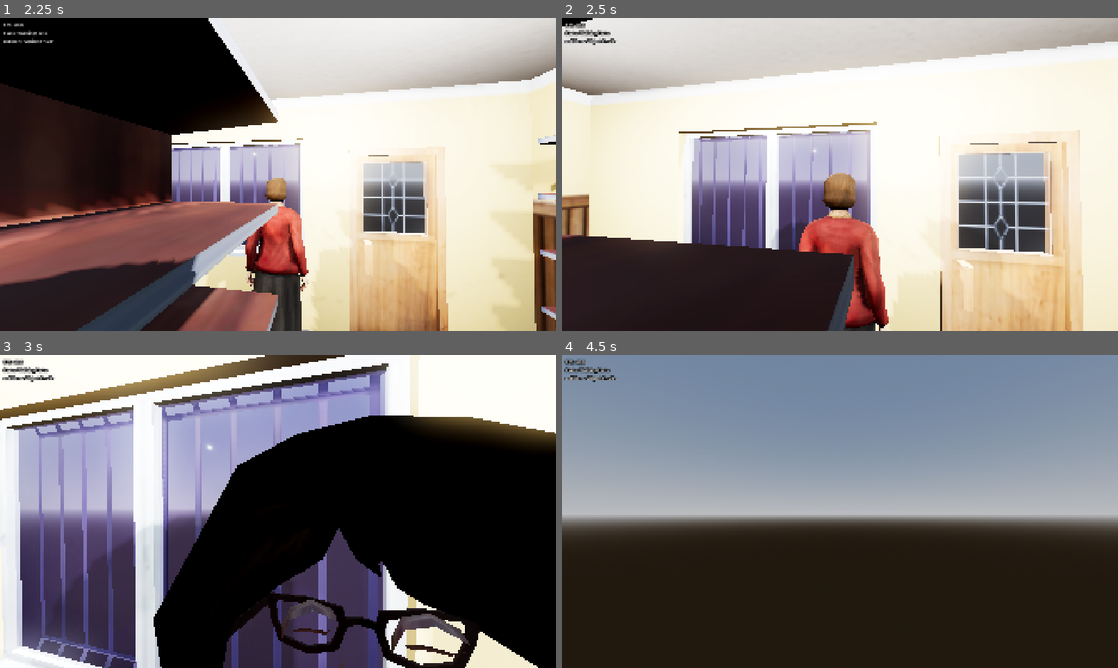
Above: before the commit, frames 1-4 (two rows, left to right).
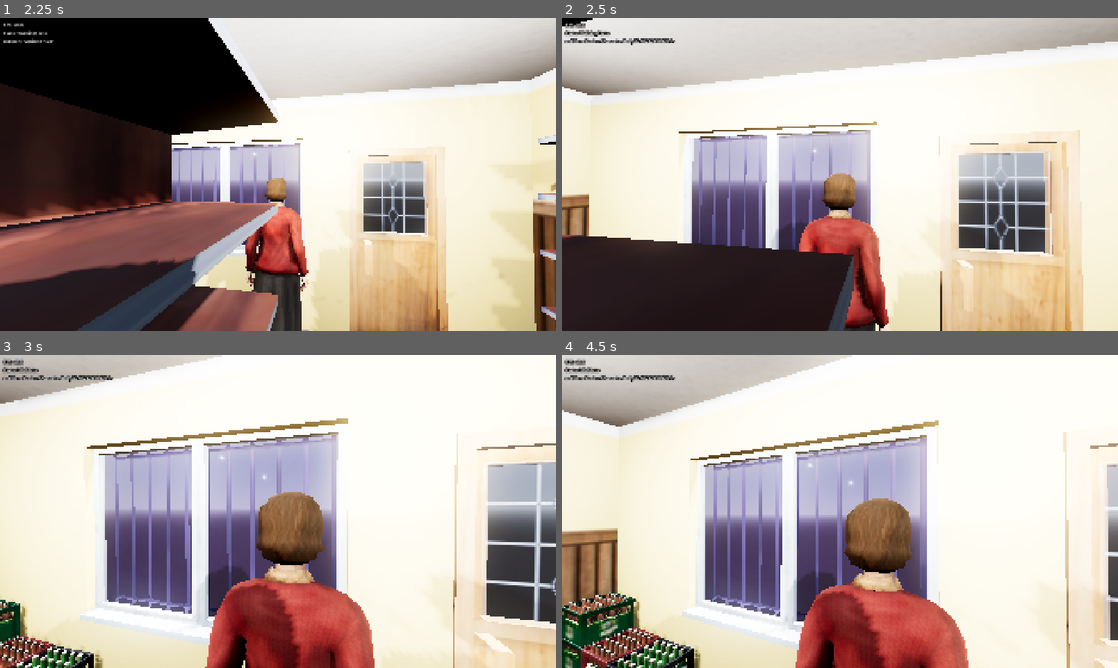
Above: after the commit, the same moments.

Repository: takanazwa5/ProjektMonopolowy
Game: Godot game, scene res://scenes/game/game.tscn
Same seed, same stepped clock (60 frames per second), same inputs: the game is played once before the commit and once after it.
Inputs (mouse positions are in pixels of both pictures, inside the frame that each line leads up to):
- Up to frame 1 (2.25 s): tap Enter at 0.5 s; move the mouse to (305, 174) at 0.52 s; hold Ctrl (crouch) 0.53-1.28 s; hold W (walk_forward) from 0.53 s (still down); click (305, 174) at 0.67 s; move the mouse to (250, 174) at 1.27 s; tap G (drop_item) at 1.35 s; move the mouse to (289, 168) at 2.02 s; hold E (interact) from 2.03 s (still down)
- Up to frame 2 (2.5 s): keep holding W (walk_forward); keep holding E (interact)
- Up to frame 3 (3 s): keep holding W (walk_forward); move the mouse to (272, 517) at 2.77 s; release E (interact) at 2.78 s; tap Ctrl (crouch) at 2.85 s; click (272, 517) at 2.92 s
- Up to frame 4 (4.5 s): keep holding W (walk_forward); move the mouse to (878, 514) at 3.52 s; hold G (drop_item) 3.53-4.28 s; move the mouse to (795, 508) at 4.27 s; tap E (interact) at 4.35 s

Frame 1 is identical in both runs. In frame 2, 0.2% of the frame differs, in the area x 4-21%, y 6-9%; in frame 3, 84%; in frame 4, 98%, in the area x 0-100%, y 0-100%.

Commit message:
Update collision masks for Player and InteractionRaycast
Adjusted the collision_mask values for the Player and InteractionRaycast nodes to improve collision detection and interaction behavior.

Diff:
--- a/features/player/player.tscn
+++ b/features/player/player.tscn
@@ -216,6 +216,7 @@
 
 [node name="Player" type="CharacterBody3D"]
 collision_layer = 2
+collision_mask = 9
 script = ExtResource("1_k7k3i")
 
 [node name="MeshInstance3D" type="MeshInstance3D" parent="."]
@@ -239,7 +240,7 @@
 [node name="InteractionRaycast" type="RayCast3D" parent="CameraRoot/Camera"]
 unique_name_in_owner = true
 target_position = Vector3(0, 0, -1.5)
-collision_mask = 5
+collision_mask = 13
 collide_with_areas = true
 script = ExtResource("2_7mbft")
 
